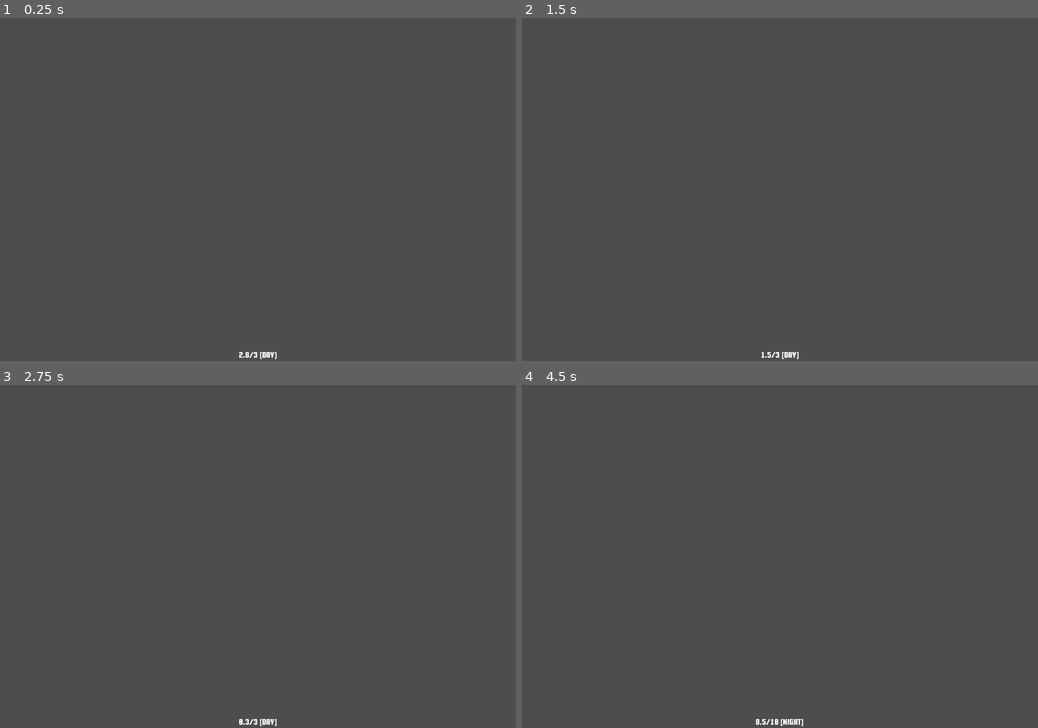
Above: before the commit, frames 1-4 (two rows, left to right).
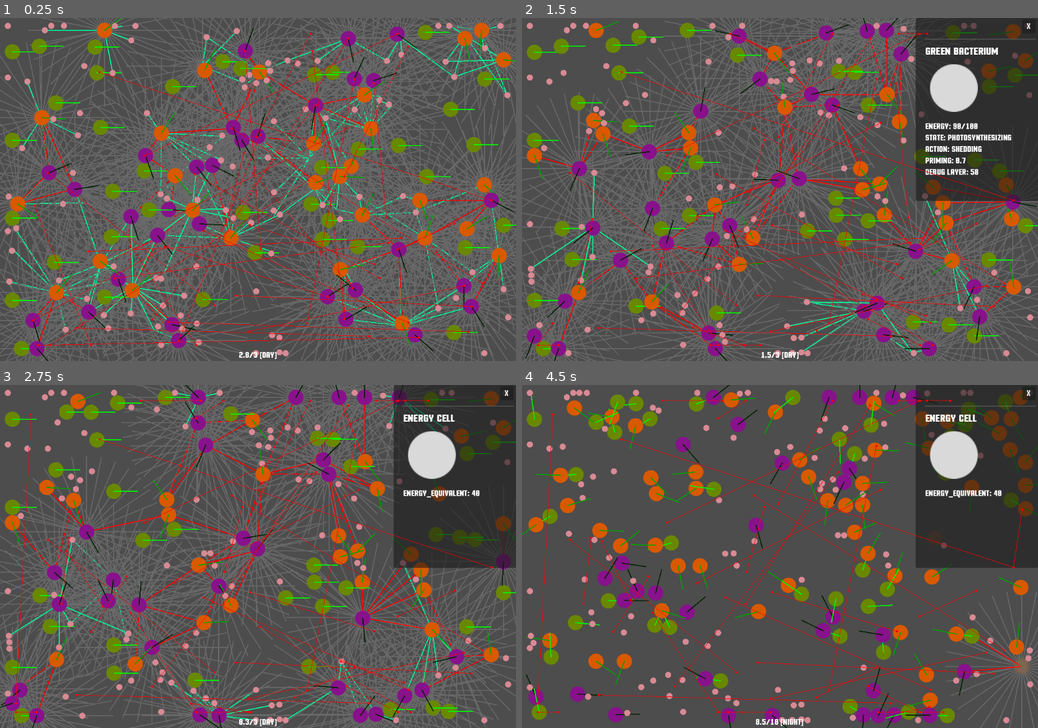
Above: after the commit, the same moments.

Repository: blekki/Bacteriostat
Game: Godot game, scene res://src/bacteriostat/bacteriostat.tscn
Same seed, same stepped clock (60 frames per second), same inputs: the game is played once before the commit and once after it.
Inputs (mouse positions are in pixels of both pictures, inside the frame that each line leads up to):
- Up to frame 1 (0.25 s): no input
- Up to frame 2 (1.5 s): move the mouse to (893, 172) at 0.52 s; click (893, 172) at 0.67 s; drag from (676, 206) to (754, 258) at 1.27 s
- Up to frame 3 (2.75 s): move the mouse to (309, 481) at 2.02 s; click (309, 481) at 2.17 s
- Up to frame 4 (4.5 s): drag from (754, 625) to (625, 505) at 2.77 s; move the mouse to (934, 607) at 3.52 s; click (934, 607) at 3.67 s; drag from (625, 505) to (702, 470) at 4.27 s

The runs differ from the first frame. In frame 1, 49% of the frame differs, in the area x 0-100%, y 0-100%; in frame 2, 44%; in frame 3, 43%; in frame 4, 29%.
Error before the commit: Parse Error: Identifier "collision" not declared in the current scope. (res://src/entity/entity.gd:47)

Commit message:
Tiny changes to previously commit

Diff:
--- a/src/entity/entity.gd
+++ b/src/entity/entity.gd
@@ -44,7 +44,7 @@
 		velocity = Vector2.ZERO
 
 func _collision_fluence():
-		collision = get_slide_collision(0)
+	if get_slide_collision_count() > 0:
 		var collision = get_slide_collision(0)
 		var collider  = collision.get_collider()
 		var normal    = collision.get_normal()
